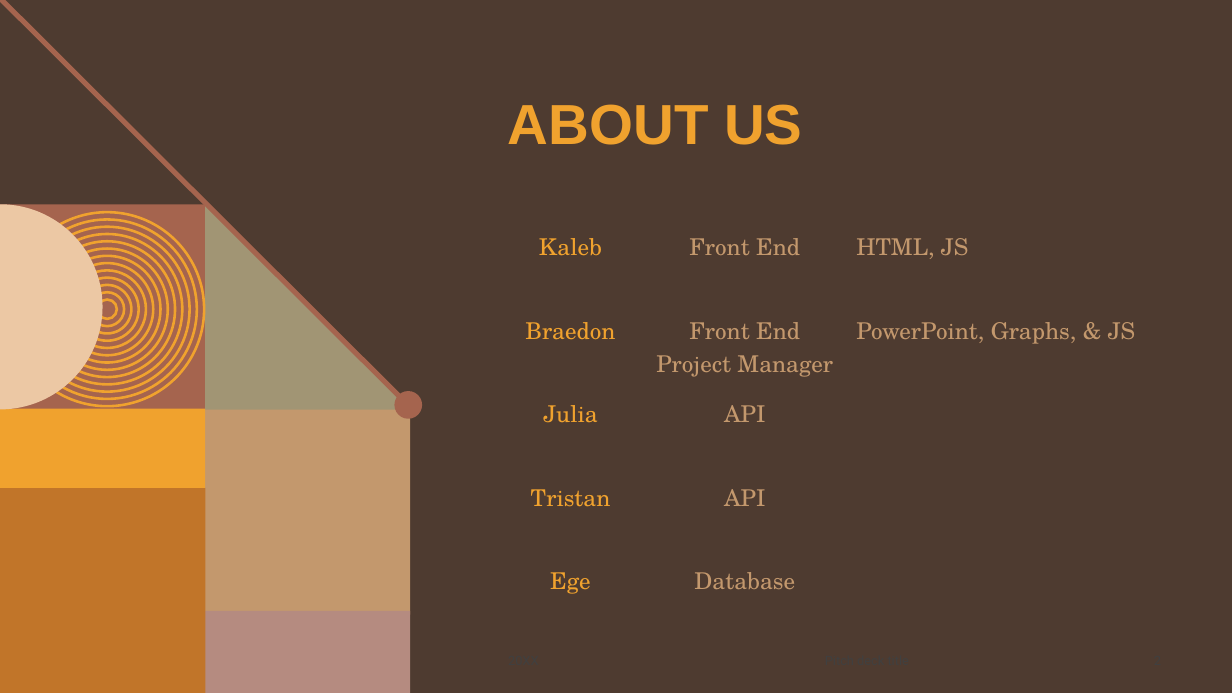
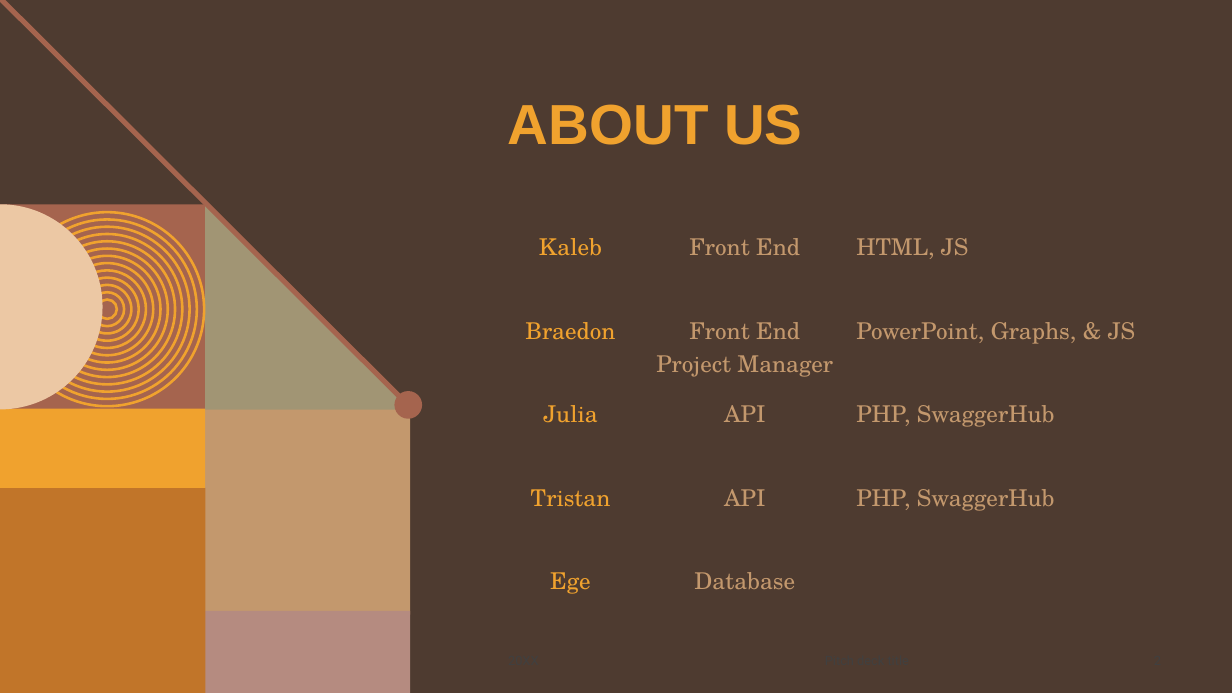
Before and after one commit to KalebOTB/ContactManager, a slide deck: slide 2 of Miscellaneous/Contact_Manager.pptx. Drawn at 1232x693 pixels with LibreOffice and Linux fonts; fonts in the diff are those of the drawing; background and template pictures are left out. Boxes give left, top, right and bottom in pixels: in the first picture for what was removed or moved away, otherwise in the second. Text is boxed around its words. In the diff, an @@ line names an element or a change of style, - is before the commit and + after.

```diff
--- a/Miscellaneous/Contact_Manager.pptx
+++ b/Miscellaneous/Contact_Manager.pptx
@@ table at <box>499,225,1172,642</box> @@
-row 3, column 3: 
+row 3, column 3: PHP, SwaggerHub
-row 4, column 3: 
+row 4, column 3: PHP, SwaggerHub
```
Also in this commit, not shown: 1 other slide changed, 3 slides added.
